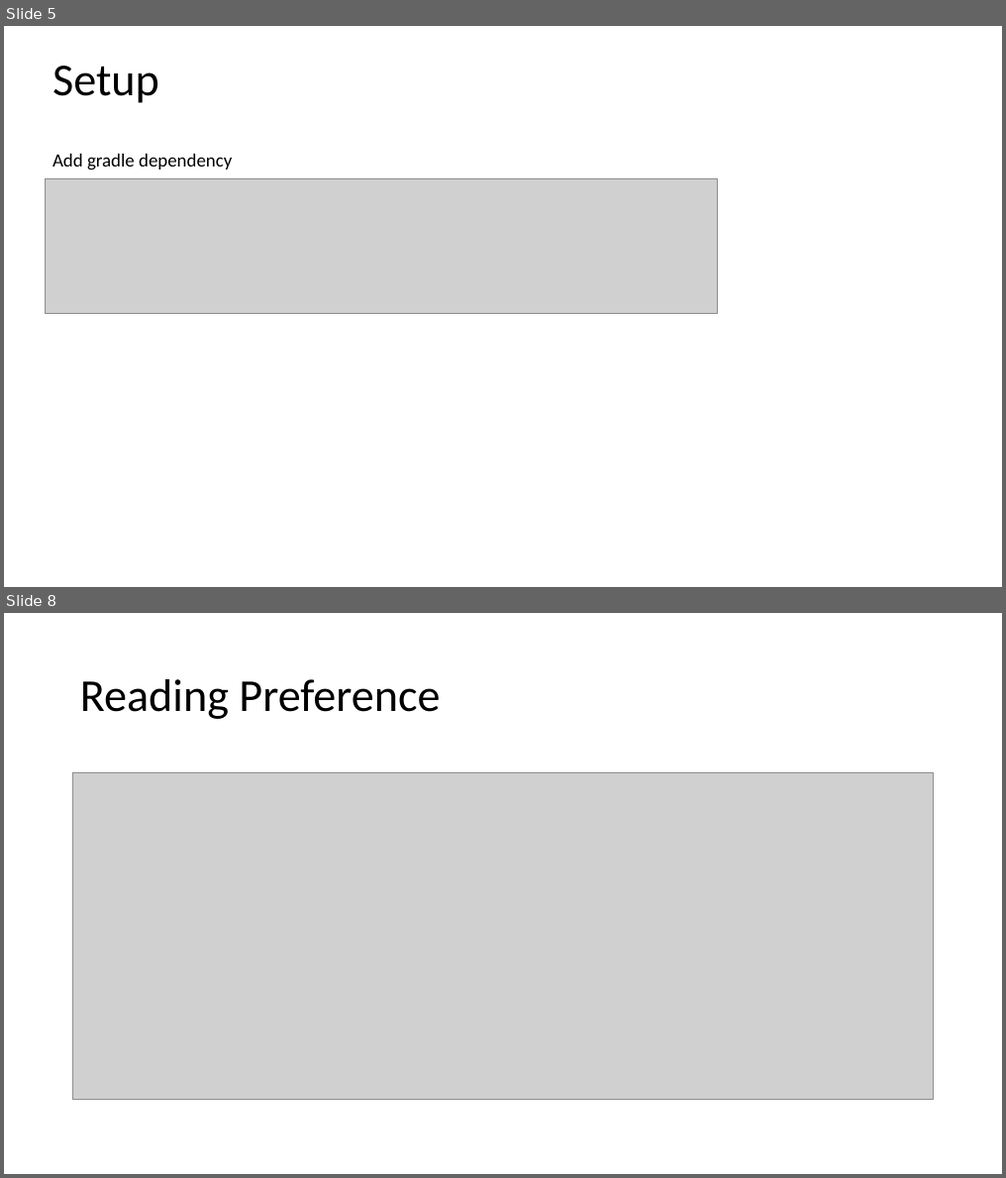
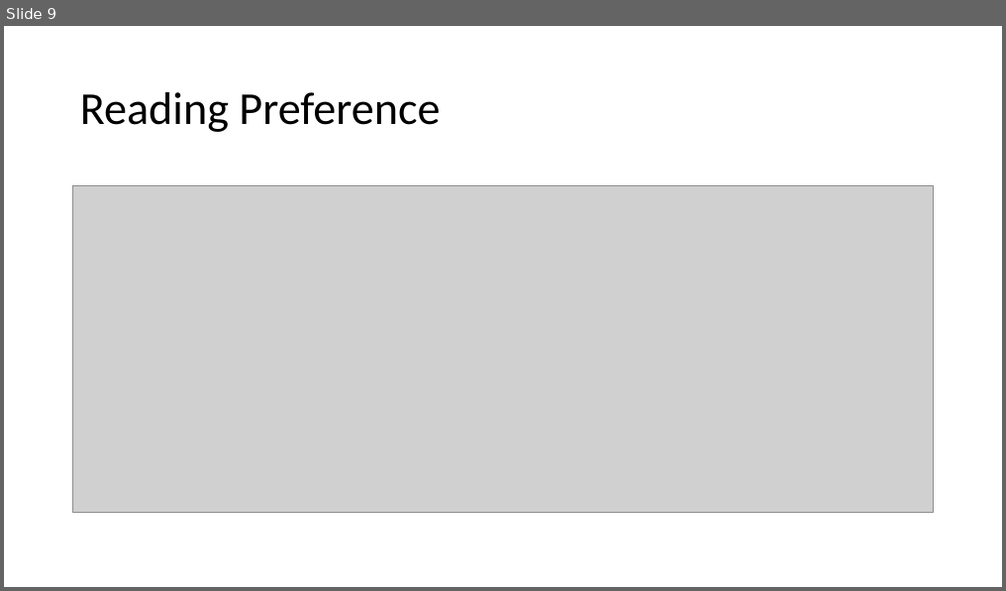
Before and after one commit to pratik-philips/DataStore-Android-Demo, a slide deck: DataStore.pptx. Shown one above the other, each under a label of ours: slides 5 and 8 before the commit, slide 9 after it; the slides between them are not shown. The pictures are 1006x1178 and 1006x591 pixels, drawn with LibreOffice and Linux fonts; fonts in the diff are those of the drawing; grey boxes stand for pictures. Boxes give left, top, right and bottom in pixels: in the first picture for what was removed or moved away, otherwise in the second. Text is boxed around its words. In the diff, an @@ line names an element or a change of style, - is before the commit and + after.

```diff
--- a/DataStore.pptx
+++ b/DataStore.pptx
@@ slide 5 removed at (x1=4, y1=26, x2=1002, y2=587), background #FFFFFF @@
@@ text removed at (x1=53, y1=66, x2=159, y2=103) @@
-Setup
@@ text removed at (x1=53, y1=154, x2=232, y2=171) @@
-Add gradle dependency
@@ picture removed at (x1=46, y1=179, x2=717, y2=313) @@
@@ what was slide 8 is now slide 9 @@
```
Also in this commit, not shown: 2 slides changed, 3 slides added.
